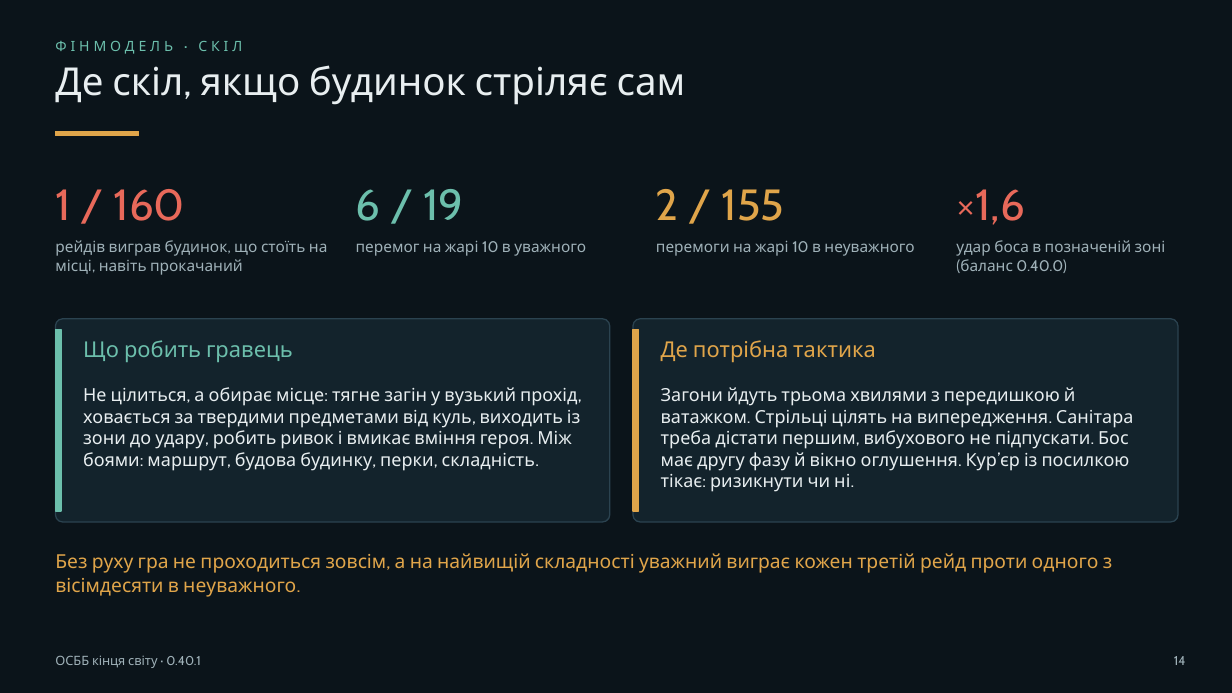
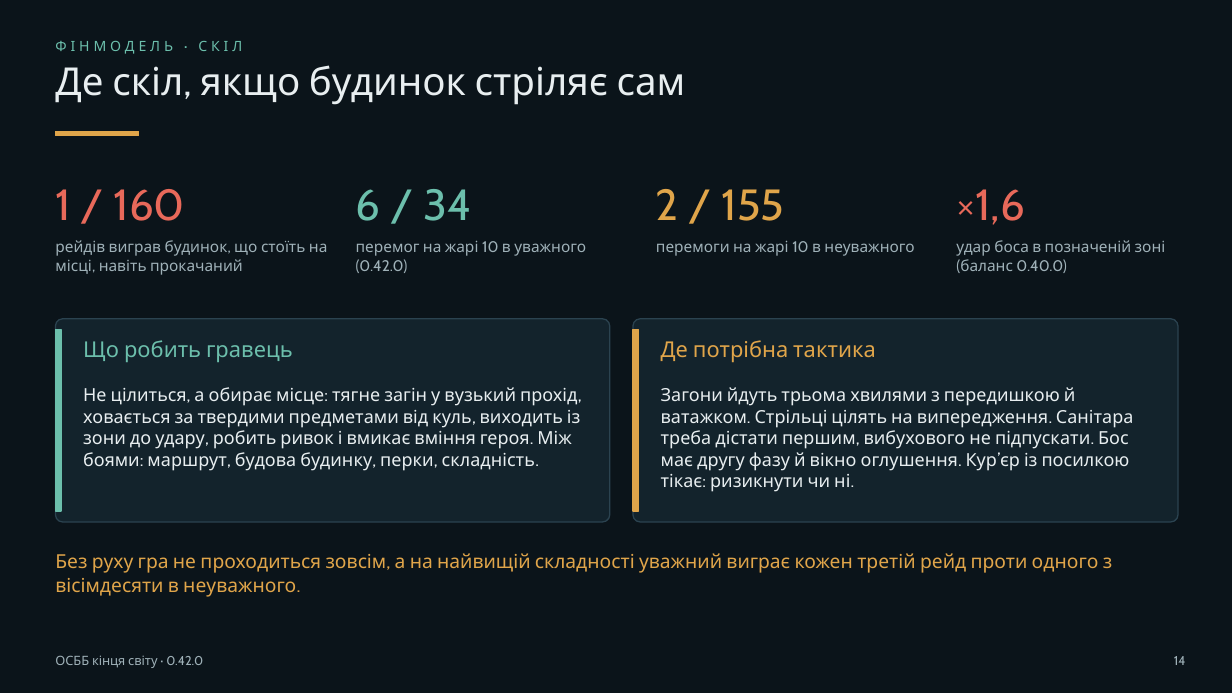
Before and after one commit to valera99686/osbb-end-of-world, a slide deck: slide 14 of docs/presentation/osbb-presentation.pptx. Drawn at 1232x693 pixels with LibreOffice and Linux fonts; fonts in the diff are those of the drawing. Boxes give left, top, right and bottom in pixels: in the first picture for what was removed or moved away, otherwise in the second. Text is boxed around its words. In the diff, an @@ line names an element or a change of style, - is before the commit and + after.

```diff
--- a/docs/presentation/osbb-presentation.pptx
+++ b/docs/presentation/osbb-presentation.pptx
@@ text at (356,189,471,221): text changed @@
-6 / 19
+6 / 34
@@ text at (356,241,586,273): text changed @@
-перемог на жарі 10 в уважного
+перемог на жарі 10 в уважного (0.42.0)
@@ text at (55,655,203,668): text changed @@
-ОСББ кінця світу · 0.40.1
+ОСББ кінця світу · 0.42.0
```
Also in this commit, not shown: 18 other slides changed, 58 other files.
